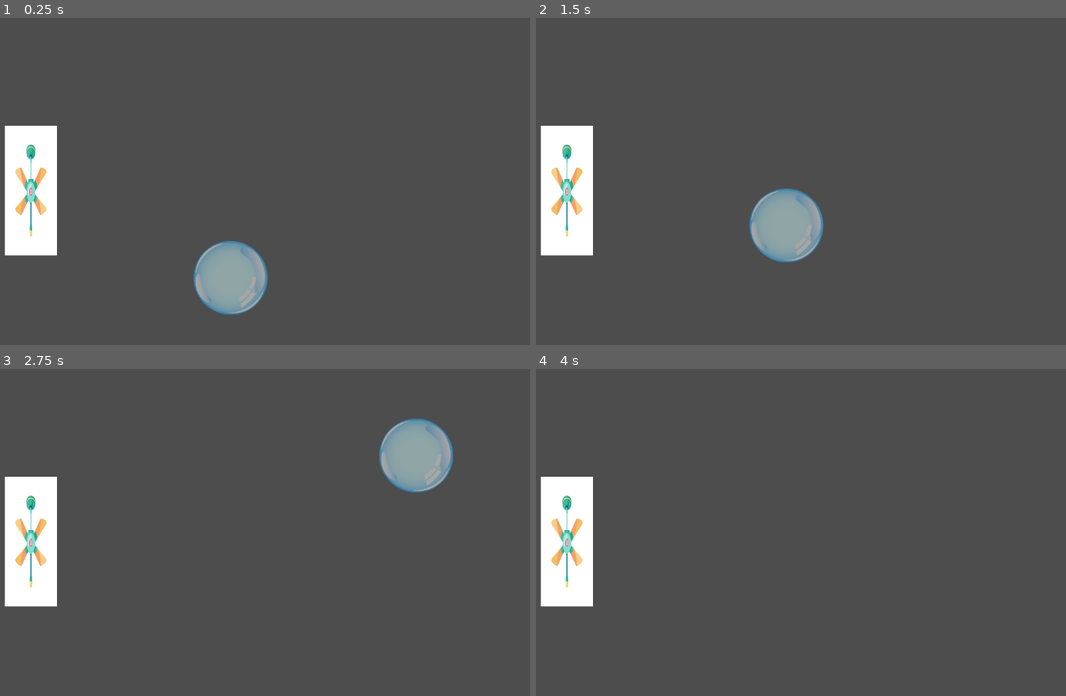
Above: before the commit, frames 1-4 (two rows, left to right).
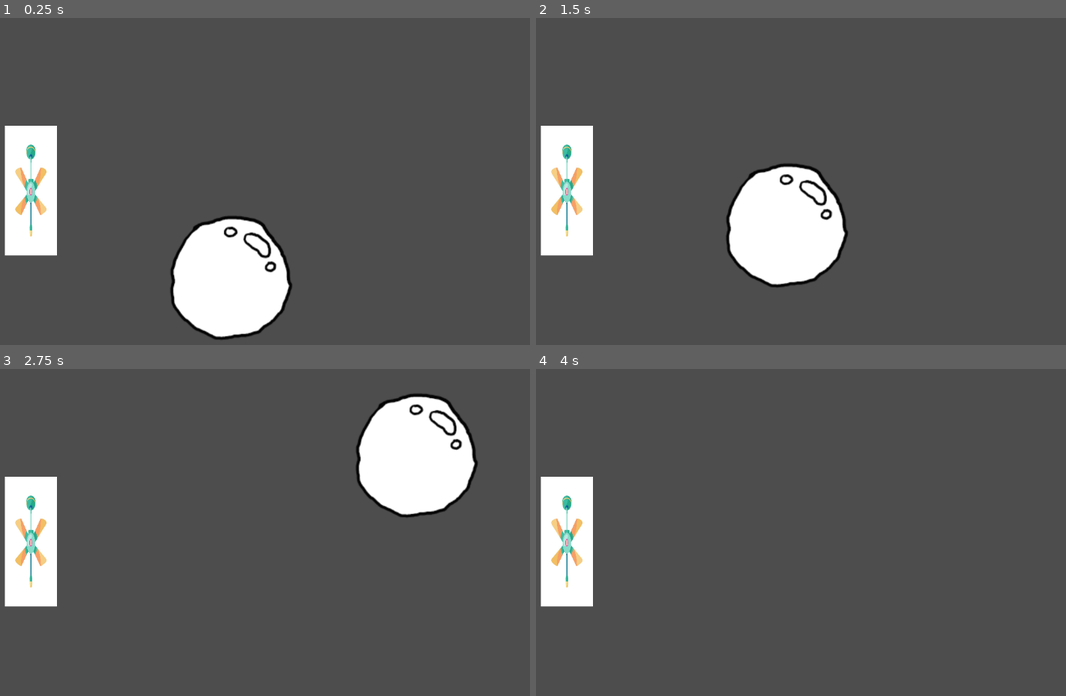
Above: after the commit, the same moments.

Repository: Calandir/ggj-2025
Game: Godot game, scene res://Scenes/example_scene.tscn
Same seed, same stepped clock (60 frames per second), same inputs: the game is played once before the commit and once after it.
Inputs:
- Up to frame 1 (0.25 s): no input
- Up to frame 2 (1.5 s): no input
- Up to frame 3 (2.75 s): no input
- Up to frame 4 (4 s): no input

The runs differ from the first frame. In frame 1, 6.8% of the frame differs, in the area x 32-56%, y 60-99%; in frame 2, 6.7%; in frame 3, 6.7%; in frame 4, nothing differs.

Commit message:
animate the bubble

Diff:
--- a/Scenes/Bubble.tscn
+++ b/Scenes/Bubble.tscn
@@ -1,9 +1,39 @@
-[gd_scene load_steps=3 format=3 uid="uid://dthq8fdiqs16e"]
+[gd_scene load_steps=8 format=3 uid="uid://dnx5laydjnp4s"]
 
 [ext_resource type="Texture2D" uid="uid://6oyk5sviab1c" path="res://Art/bubble-temp-art.png" id="1_ffkyn"]
+[ext_resource type="Texture2D" uid="uid://u40r0c7xhdmk" path="res://Art/bubble_01.png" id="2_ty473"]
 
 [sub_resource type="CircleShape2D" id="CircleShape2D_0wiy4"]
 radius = 70.0
+
+[sub_resource type="AtlasTexture" id="AtlasTexture_xt2nv"]
+atlas = ExtResource("2_ty473")
+region = Rect2(0, 0, 256, 256)
+
+[sub_resource type="AtlasTexture" id="AtlasTexture_tecw2"]
+atlas = ExtResource("2_ty473")
+region = Rect2(256, 0, 256, 256)
+
+[sub_resource type="AtlasTexture" id="AtlasTexture_l5m8p"]
+atlas = ExtResource("2_ty473")
+region = Rect2(512, 0, 256, 256)
+
+[sub_resource type="SpriteFrames" id="SpriteFrames_3s3ww"]
+animations = [{
+"frames": [{
+"duration": 1.0,
+"texture": SubResource("AtlasTexture_xt2nv")
+}, {
+"duration": 1.0,
+"texture": SubResource("AtlasTexture_tecw2")
+}, {
+"duration": 1.0,
+"texture": SubResource("AtlasTexture_l5m8p")
+}],
+"loop": true,
+"name": &"default",
+"speed": 5.0
+}]
 
 [node name="Bubble0_RigidBody2D" type="RigidBody2D"]
 position = Vector2(-1, 180)
@@ -17,3 +47,7 @@
 [node name="Sprite2D" type="Sprite2D" parent="CollisionShape2D"]
 scale = Vector2(0.16, 0.16)
 texture = ExtResource("1_ffkyn")
+
+[node name="AnimatedSprite2D" type="AnimatedSprite2D" parent="CollisionShape2D"]
+sprite_frames = SubResource("SpriteFrames_3s3ww")
+autoplay = "default"
Not shown: 1 places in Scenes/example_scene.tscn that only renumber resources
